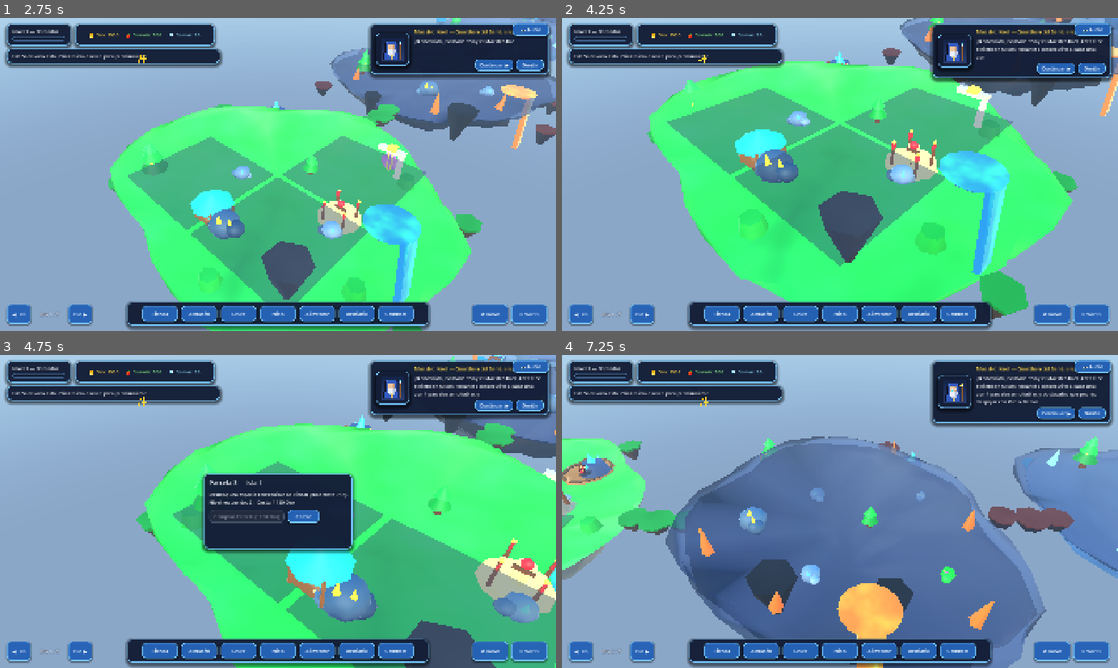
Above: before the commit, frames 1-4 (two rows, left to right).
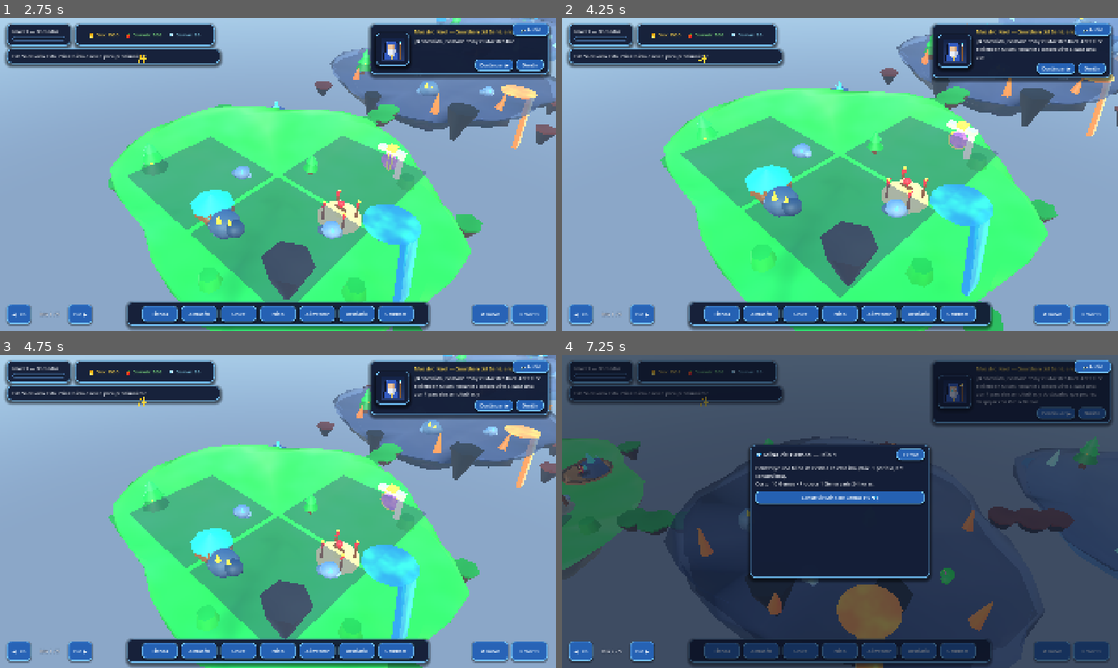
Above: after the commit, the same moments.

Repository: recab535/VJdeRecab
Game: Godot game, scene res://scenes/ui/loading_screen.tscn
Same seed, same stepped clock (60 frames per second), same inputs: the game is played once before the commit and once after it.
Inputs (mouse positions are in pixels of both pictures, inside the frame that each line leads up to):
- Up to frame 1 (2.75 s): tap Enter at 0.5 s; move the mouse to (400, 158) at 0.52 s; hold Right 0.53-1.25 s; tap E at 0.6, 2.3 s; click (400, 158) at 0.67 s; drag from (166, 190) to (250, 237) at 1.27 s; move the mouse to (333, 105) at 2.02 s; hold Right from 2.03 s (still down); tap Q at 2.1 s
- Up to frame 2 (4.25 s): release Right at 2.75 s; drag from (812, 237) to (673, 127) at 2.77 s; move the mouse to (1006, 221) at 3.52 s; hold Left from 3.53 s (still down); tap E at 3.6 s; tap Escape at 4.15 s
- Up to frame 3 (4.75 s): release Left at 4.25 s; drag from (111, 464) to (194, 433) at 4.27 s
- Up to frame 4 (7.25 s): move the mouse to (867, 511) at 5.02 s; hold S 5.03-5.75 s; tap Q at 5.1 s; click (867, 511) at 5.17 s; tap E at 5.3, 6.6 s; drag from (756, 433) to (728, 527) at 5.77 s; move the mouse to (962, 495) at 6.52 s; hold W from 6.53 s (still down)

Frame 1 is identical in both runs. In frame 2, 34% of the frame differs, in the area x 15-100%, y 0-100%; in frame 3, 46%; in frame 4, 90%, in the area x 0-100%, y 0-100%.

Commit message:
feat(Fase 2): IslandGrid 14x14 invisible, modo Mover habitat y maquina de estados Idle/Walk/SpecialAnim en dragones

Diff:
--- a/ESTADO_AGENTES.json
+++ b/ESTADO_AGENTES.json
@@ -10,6 +10,7 @@
     "A2"
   ],
   "ultimo_ciclo": {
-    "Fase_1_Iluminacion_Islas_Camara": "Shader toon_stylized.gdshader sin ruido cuadriculado ni fogonazo especular al rotar 360°, 5 islas orgánicas esculpidas con SurfaceTool, etiquetas flotantes ocultas en reposo y enfoque suave de cámara (Tween) al clicar entidades."
+    "Fase_1_Iluminacion_Islas_Camara": "Shader toon_stylized.gdshader sin ruido cuadriculado ni fogonazo especular al rotar 360°, 5 islas orgánicas esculpidas con SurfaceTool, etiquetas flotantes ocultas en reposo y enfoque suave de cámara (Tween) al clicar entidades.",
+    "Fase_2_Grid_y_Dragones": "Matriz lógica 14x14 IslandGrid (isUnlocked/isOccupied, tamaños 1x1 a 5x5, modo Mover hábitat con rejilla sutil solo al colocar/mover) y máquina de estados en Dragon2D (Idle/Walk/SpecialAnim + giro de evolución)."
   }
 }
--- a/scripts/autoload/game_core.gd
+++ b/scripts/autoload/game_core.gd
@@ -443,6 +443,27 @@
 	return {"ok": true, "estructura": nueva, "msg": "Hábitat construido en espacio %d (-%d Oro)." % [slot_index + 1, cost_oro]}
 
 
+func move_habitat_slot(old_slot_index: int, new_slot_index: int) -> Dictionary:
+	if old_slot_index == new_slot_index:
+		return {"ok": false, "msg": "El hábitat ya está en ese espacio."}
+	var estructuras: Array = player_state.get("estructuras", [])
+	var found_idx: int = -1
+	for i: int in range(estructuras.size()):
+		var est: Variant = estructuras[i]
+		if est is Dictionary:
+			var s_idx: int = int(est.get("slot_index", -1))
+			if s_idx == new_slot_index:
+				return {"ok": false, "msg": "El espacio destino ya está ocupado."}
+			if s_idx == old_slot_index:
+				found_idx = i
+	if found_idx == -1:
+		return {"ok": false, "msg": "Hábitat origen no encontrado."}
+	estructuras[found_idx]["slot_index"] = new_slot_index
+	player_state["estructuras"] = estructuras
+	save_game()
+	return {"ok": true, "msg": "Hábitat movido al espacio %d." % (new_slot_index + 1)}
+
+
 func buy_egg(especie_id: int, cost_oro: int) -> Dictionary:
 	var res: Dictionary = get_resources()
 	var oro_actual: int = int(res.get("oro", 0))
--- a/scripts/dragons/dragon_2d.gd
+++ b/scripts/dragons/dragon_2d.gd
@@ -22,23 +22,31 @@
 static func clear_cache() -> void:
 	_tex_cache.clear()
 
+enum AnimState { IDLE, WALK, SPECIAL_ANIM }
+
 var _anim_time: float = 0.0
 var _base_y: float = 0.54
 var _base_scale: Vector3 = Vector3.ONE
 var patrol_enabled: bool = false
+var patrol_bounds: Vector2 = Vector2(0.46, 0.28)
+var _state: AnimState = AnimState.IDLE
+var _state_timer: float = 1.8
 var _patrol_target: Vector3 = Vector3.ZERO
-var _patrol_timer: float = 1.5
-var _emote_timer: float = 4.5
+var _special_phase: float = 0.0
 var _hop_phase: float = 0.0
+var _blink_timer: float = 3.2
 var _shadow_disc: MeshInstance3D = null
 
 
 func _ready() -> void:
 	_anim_time = randf() * TAU
-	_emote_timer = randf_range(4.0, 9.0)
+	_state_timer = randf_range(1.2, 2.8)
+	_blink_timer = randf_range(2.2, 4.8)
 	_ensure_ground_shadow()
 	if sprite:
 		_base_y = sprite.position.y
+	if label_nombre:
+		label_nombre.visible = false
 	setup_visual(especie_id, dragon_nombre, sprite_prefijo, etapa, dragon_uid, nivel)
 
 
@@ -62,35 +70,79 @@
 
 
 func _process(delta: float) -> void:
-	_anim_time += delta * 3.2
+	_anim_time += delta * 3.0
 	var moving: bool = false
+	var special_hop: float = 0.0
+	var special_tilt: float = 0.0
 
 	if patrol_enabled:
-		_patrol_timer -= delta
-		if _patrol_timer <= 0.0:
-			_patrol_timer = randf_range(1.6, 3.8)
-			_patrol_target = Vector3(randf_range(-0.46, 0.46), 0.0, randf_range(-0.28, 0.28))
-		var diff: Vector3 = _patrol_target - position
-		if diff.length() > 0.03:
-			moving = true
-			var step: Vector3 = diff.normalized() * minf(diff.length(), delta * 0.52)
-			if sprite and absf(step.x) > 0.001:
-				sprite.flip_h = step.x < 0.0
-			position += step
-			_hop_phase += delta * 9.5
-
-		_emote_timer -= delta
-		if _emote_timer <= 0.0:
-			_emote_timer = randf_range(7.0, 14.0)
-			var emotes: Array[String] = ["♪", "♥", "✦", "zZz"]
-			play_reaction(emotes[randi() % emotes.size()], false)
+		_state_timer -= delta
+		match _state:
+			AnimState.IDLE:
+				if _state_timer <= 0.0:
+					if randf() < 0.72:
+						_enter_walk_state()
+					else:
+						_enter_special_state()
+			AnimState.WALK:
+				var diff: Vector3 = _patrol_target - position
+				diff.y = 0.0
+				if diff.length() > 0.035 and _state_timer > 0.0:
+					moving = true
+					var step: Vector3 = diff.normalized() * minf(diff.length(), delta * 0.52)
+					if sprite and absf(step.x) > 0.001:
+						sprite.flip_h = step.x < 0.0
+					position.x = clampf(position.x + step.x, -patrol_bounds.x, patrol_bounds.x)
+					position.z = clampf(position.z + step.z, -patrol_bounds.y, patrol_bounds.y)
+					_hop_phase += delta * 9.5
+				else:
+					_enter_idle_state()
+			AnimState.SPECIAL_ANIM:
+				_special_phase += delta * 6.5
+				special_hop = absf(sin(_special_phase)) * 0.24
+				special_tilt = sin(_special_phase * 2.0) * 0.14
+				if _state_timer <= 0.0:
+					_enter_idle_state()
 
 	if sprite:
-		var idle_bob: float = sin(_anim_time) * 0.038
-		var walk_hop: float = absf(sin(_hop_phase)) * 0.075 if moving else 0.0
-		sprite.position.y = _base_y + idle_bob + walk_hop
-		var breathe: float = 1.0 + sin(_anim_time * 1.15) * 0.03
-		sprite.scale = Vector3(_base_scale.x * (2.0 - breathe), _base_scale.y * breathe, _base_scale.z)
+		var idle_bob: float = sin(_anim_time) * 0.032
+		var walk_hop: float = absf(sin(_hop_phase)) * 0.072 if moving else 0.0
+		sprite.position.y = _base_y + idle_bob + walk_hop + special_hop
+		sprite.rotation.z = lerpf(sprite.rotation.z, special_tilt, clampf(delta * 10.0, 0.0, 1.0))
+
+		# Respiración y parpadeo sutil en Idle
+		_blink_timer -= delta
+		var blink_squash: float = 1.0
+		if _blink_timer <= 0.0:
+			if _blink_timer > -0.10:
+				blink_squash = 0.94
+			else:
+				_blink_timer = randf_range(2.6, 5.4)
+		var breathe: float = 1.0 + sin(_anim_time * 1.1) * 0.028
+		sprite.scale = Vector3(_base_scale.x * (2.0 - breathe), _base_scale.y * breathe * blink_squash, _base_scale.z)
+
+
+func _enter_idle_state() -> void:
+	_state = AnimState.IDLE
+	_state_timer = randf_range(1.6, 3.4)
+
+
+func _enter_walk_state() -> void:
+	_state = AnimState.WALK
+	_state_timer = randf_range(2.2, 4.2)
+	_patrol_target = Vector3(
+		randf_range(-patrol_bounds.x, patrol_bounds.x),
+		0.0,
+		randf_range(-patrol_bounds.y, patrol_bounds.y)
+	)
+
+
+func _enter_special_state() -> void:
+	_state = AnimState.SPECIAL_ANIM
+	_state_timer = 0.85
+	_special_phase = 0.0
+	if sprite and randf() < 0.5:
+		sprite.flip_h = not sprite.flip_h
 
 
 func play_reaction(emote: String = "♥", jump: bool = true) -> void:
@@ -145,8 +197,16 @@
 
 
 func update_progression(new_nivel: int, new_etapa: String) -> void:
+	var evolved: bool = new_etapa != etapa
 	setup_visual(especie_id, dragon_nombre, sprite_prefijo, new_etapa, dragon_uid, new_nivel)
-	play_reaction("⬆ Nv.%d!" % new_nivel, true)
+	if evolved and sprite:
+		var tw: Tween = create_tween()
+		tw.tween_property(sprite, "modulate", Color(1.5, 1.35, 0.65, 1.0), 0.18)
+		tw.parallel().tween_property(self, "rotation:y", rotation.y + TAU, 0.45).set_trans(Tween.TRANS_CUBIC).set_ease(Tween.EASE_OUT)
+		tw.tween_property(sprite, "modulate", Color.WHITE, 0.25)
+		play_reaction("✦ %s!" % new_etapa.capitalize(), true)
+	else:
+		play_reaction("⬆ Nv.%d!" % new_nivel, true)
 
 
 ## Fábrica pública cacheada de texturas pixel art 48x48 (reutilizable en Bestiario, Combate y Tienda)
--- a/scripts/main.gd
+++ b/scripts/main.gd
@@ -29,6 +29,7 @@
 var _active_combat_arena: Node3D = null
 var _active_feed_filter_uids: Array[int] = []
 var _pending_habitat_purchase: Dictionary = {}
+var _moving_habitat_slot_idx: int = -1
 var _selected_habitat: HabitatBase = null
 var _focused_island_id: int = 1
 
@@ -46,6 +47,7 @@
 	hud.feed_dragon_requested.connect(_on_feed_dragon_requested)
 	hud.collect_habitat_oro_requested.connect(_on_collect_habitat_oro_requested)
 	hud.open_habitat_feed_requested.connect(_on_open_habitat_feed_requested)
+	hud.move_habitat_requested.connect(_on_move_habitat_requested)
 	hud.context_panel_closed.connect(camera_rig.clear_entity_focus)
 	camera_rig.focused_island_changed.connect(_on_focused_island_changed)
 
@@ -148,7 +150,8 @@
 		if isl.has_method("apply_state"):
 			isl.call("apply_state", core.is_island_unlocked(iid), core.get_unlocked_parcels(iid), obs)
 		if isl.has_method("set_slots_placement_mode"):
-			isl.call("set_slots_placement_mode", not _pending_habitat_purchase.is_empty(), _built_habitats)
+			var show_grid: bool = (not _pending_habitat_purchase.is_empty()) or (_moving_habitat_slot_idx >= 0)
+			isl.call("set_slots_placement_mode", show_grid, _built_habitats)
 
 
 func _connect_special_structures(root: Node) -> void:
@@ -625,11 +628,49 @@
 		hud.show_status_message(str(res.get("msg", "")))
 
 
-func _on_island_slot_clicked(_island_id: int, global_slot_idx: int, _slot_node: Node3D) -> void:
+func _on_move_habitat_requested() -> void:
+	if _selected_habitat == null:
+		return
+	var found_slot: int = -1
+	for k: int in _built_habitats.keys():
+		if _built_habitats[k] == _selected_habitat:
+			found_slot = k
+			break
+	if found_slot < 0:
+		return
+	_moving_habitat_slot_idx = found_slot
+	_pending_habitat_purchase.clear()
+	hud.hide_habitat_menu()
+	camera_rig.clear_entity_focus()
+	_sync_all_islands()
+	hud.show_status_message("Modo movimiento: selecciona una celda libre iluminada en verde (Esc cancelar).")
+
+
+func _on_island_slot_clicked(_island_id: int, global_slot_idx: int, slot_node: Node3D) -> void:
+	var core: Node = get_node_or_null("/root/GameCore")
+	if core == null:
+		return
+
+	if _moving_habitat_slot_idx >= 0:
+		if _built_habitats.has(global_slot_idx):
+			hud.show_status_message("Ese espacio ya está ocupado.")
+			return
+		var res_mv: Dictionary = core.move_habitat_slot(_moving_habitat_slot_idx, global_slot_idx)
+		if res_mv.get("ok", false):
+			var hab: HabitatBase = _built_habitats[_moving_habitat_slot_idx]
+			_built_habitats.erase(_moving_habitat_slot_idx)
+			if hab.get_parent():
+				hab.get_parent().remove_child(hab)
+			slot_node.add_child(hab)
+			hab.position = Vector3.ZERO
+			_built_habitats[global_slot_idx] = hab
+			_play_sfx("click")
+		_moving_habitat_slot_idx = -1
+		_sync_all_islands()
+		hud.show_status_message(str(res_mv.get("msg", "")))
+		return
+
 	if _pending_habitat_purchase.is_empty():
-		return
-	var core: Node = get_node_or_null("/root/GameCore")
-	if core == null:
 		return
 	if _built_habitats.has(global_slot_idx):
 		hud.show_status_message("Ese espacio ya está ocupado.")
@@ -669,13 +710,15 @@
 func _unhandled_input(event: InputEvent) -> void:
 	if event is InputEventKey and event.pressed and not event.echo:
 		if event.keycode == KEY_ESCAPE:
-			if not _pending_habitat_purchase.is_empty():
+			if not _pending_habitat_purchase.is_empty() or _moving_habitat_slot_idx >= 0:
 				_pending_habitat_purchase.clear()
+				_moving_habitat_slot_idx = -1
 				_sync_all_islands()
 				_play_sfx("click")
-				hud.show_status_message("Modo colocación cancelado.")
+				hud.show_status_message("Modo colocación/movimiento cancelado.")
 			elif _has_open_overlay_panel():
 				_close_overlay_panels()
+				camera_rig.clear_entity_focus()
 				_play_sfx("click")
 		elif event.keycode == KEY_M:
 			var am: Node = get_node_or_null("/root/AudioManager")
--- a/scripts/world/floating_island.gd
+++ b/scripts/world/floating_island.gd
@@ -11,8 +11,10 @@
 
 const OBSTACLE_SCENE_PATH: String = "res://scenes/world/obstaculo_isla.tscn"
 const BUILD_SLOT_SCRIPT: Script = preload("res://scripts/world/build_slot.gd")
+const ISLAND_GRID_SCRIPT: Script = preload("res://scripts/world/island_grid.gd")
 
 var _obstacle_scene_cache: PackedScene = null
+var grid: RefCounted = null
 
 const ISLAND_CONFIGS: Dictionary = {
 	1: {
@@ -109,6 +111,7 @@
 func _ready() -> void:
 	_base_y = position.y
 	_bob_time = float(island_id) * 1.15
+	grid = ISLAND_GRID_SCRIPT.new()
 	_build_island_geometry()
 
 
@@ -510,6 +513,9 @@
 			veil.visible = false
 
 		parcel_areas[p_idx].input_ray_pickable = not parcel_open
+
+	if grid:
+		grid.call("sync_unlocked_parcels", unlocked_parcels if is_island_unlocked else [])
 
 	_sync_obstacles(obstacles_data)
 
@@ -561,11 +567,25 @@
 func set_slots_placement_mode(active: bool, built_habitats: Dictionary) -> void:
 	if _grid_overlay_root:
 		_grid_overlay_root.visible = active and is_island_unlocked
+	if grid:
+		grid.call("clear_occupants")
+		for sn: Node3D in slot_nodes:
+			var g_idx: int = int(sn.get("slot_index"))
+			if built_habitats.has(g_idx):
+				var local_p: Vector3 = sn.get_parent().position + sn.position
+				var fp: Vector2i = Vector2i(3, 3)
+				var cell_o: Vector2i = grid.call("local_to_cell", local_p, fp)
+				grid.call("occupy", cell_o, fp, "hab_%d" % g_idx)
 	for sn: Node3D in slot_nodes:
 		var g_idx: int = int(sn.get("slot_index"))
 		var p_idx: int = int(sn.get_meta("parcel_index", 0))
 		var parcel_open: bool = is_island_unlocked and unlocked_parcels.has(p_idx)
 		var is_free: bool = parcel_open and not built_habitats.has(g_idx)
+		if grid and is_free:
+			var local_p: Vector3 = sn.get_parent().position + sn.position
+			var fp: Vector2i = Vector2i(3, 3)
+			var cell_o: Vector2i = grid.call("local_to_cell", local_p, fp)
+			is_free = bool(grid.call("can_place", cell_o, fp))
 		sn.call("set_placement_highlight", active and parcel_open, is_free)
 
 
--- /dev/null
+++ b/scripts/world/island_grid.gd
@@ -0,0 +1,107 @@
+class_name IslandGrid
+extends RefCounted
+
+## Matriz lógica discreta 14x14 proyectada sobre cada isla flotante.
+## Cada celda registra isUnlocked (parcela comprada) e isOccupied (estructura/obstáculo).
+
+const GRID_SIZE: int = 14
+const PARCEL_SIZE: int = 7
+
+const FOOTPRINT_SIZES: Dictionary = {
+	"baldosa": Vector2i(1, 1),
+	"decoracion": Vector2i(2, 2),
+	"obstaculo": Vector2i(2, 2),
+	"granja": Vector2i(3, 3),
+	"guarderia": Vector2i(3, 3),
+	"entrenamiento": Vector2i(3, 3),
+	"habitat": Vector2i(3, 3),
+	"habitat_grande": Vector2i(4, 4),
+	"templo": Vector2i(4, 4),
+	"portal": Vector2i(4, 4),
+	"adoratorio": Vector2i(4, 4),
+	"coliseo": Vector2i(5, 5)
+}
+
+var cells: Array = []
+
+
+func _init() -> void:
+	cells.clear()
+	for z: int in range(GRID_SIZE):
+		var row: Array = []
+		for x: int in range(GRID_SIZE):
+			row.append({
+				"isUnlocked": false,
+				"isOccupied": false,
+				"occupant_id": ""
+			})
+		cells.append(row)
+
+
+static func get_footprint(kind: String) -> Vector2i:
+	return FOOTPRINT_SIZES.get(kind, Vector2i(3, 3))
+
+
+func get_parcel_for_cell(cell: Vector2i) -> int:
+	var px: int = 0 if cell.x < PARCEL_SIZE else 1
+	var pz: int = 0 if cell.y < PARCEL_SIZE else 1
+	return pz * 2 + px
+
+
+func sync_unlocked_parcels(unlocked_parcels: Array) -> void:
+	for z: int in range(GRID_SIZE):
+		for x: int in range(GRID_SIZE):
+			var p_idx: int = get_parcel_for_cell(Vector2i(x, z))
+			cells[z][x]["isUnlocked"] = unlocked_parcels.has(p_idx)
+
+
+func clear_occupants() -> void:
+	for z: int in range(GRID_SIZE):
+		for x: int in range(GRID_SIZE):
+			cells[z][x]["isOccupied"] = false
+			cells[z][x]["occupant_id"] = ""
+
+
+func can_place(origin: Vector2i, footprint: Vector2i, ignore_id: String = "") -> bool:
+	if origin.x < 0 or origin.y < 0:
+		return false
+	if origin.x + footprint.x > GRID_SIZE or origin.y + footprint.y > GRID_SIZE:
+		return false
+	for dz: int in range(footprint.y):
+		for dx: int in range(footprint.x):
+			var cell: Dictionary = cells[origin.y + dz][origin.x + dx]
+			if not bool(cell["isUnlocked"]):
+				return false
+			if bool(cell["isOccupied"]) and str(cell["occupant_id"]) != ignore_id:
+				return false
+	return true
+
+
+func occupy(origin: Vector2i, footprint: Vector2i, occupant_id: String) -> bool:
+	if not can_place(origin, footprint, occupant_id):
+		return false
+	for dz: int in range(footprint.y):
+		for dx: int in range(footprint.x):
+			cells[origin.y + dz][origin.x + dx]["isOccupied"] = true
+			cells[origin.y + dz][origin.x + dx]["occupant_id"] = occupant_id
+	return true
+
+
+func vacate(occupant_id: String) -> void:
+	for z: int in range(GRID_SIZE):
+		for x: int in range(GRID_SIZE):
+			if str(cells[z][x]["occupant_id"]) == occupant_id:
+				cells[z][x]["isOccupied"] = false
+				cells[z][x]["occupant_id"] = ""
+
+
+func local_to_cell(local_pos: Vector3, footprint: Vector2i = Vector2i.ONE) -> Vector2i:
+	var gx: int = int(floor(local_pos.x + 7.0 - float(footprint.x) * 0.5))
+	var gz: int = int(floor(local_pos.z + 7.0 - float(footprint.y) * 0.5))
+	return Vector2i(clampi(gx, 0, GRID_SIZE - footprint.x), clampi(gz, 0, GRID_SIZE - footprint.y))
+
+
+func cell_to_local(origin: Vector2i, footprint: Vector2i = Vector2i.ONE, y_height: float = 0.60) -> Vector3:
+	var wx: float = -7.0 + float(origin.x) + float(footprint.x) * 0.5
+	var wz: float = -7.0 + float(origin.y) + float(footprint.y) * 0.5
+	return Vector3(wx, y_height, wz)
Not shown, changed: ROADMAP_AUTO.md
